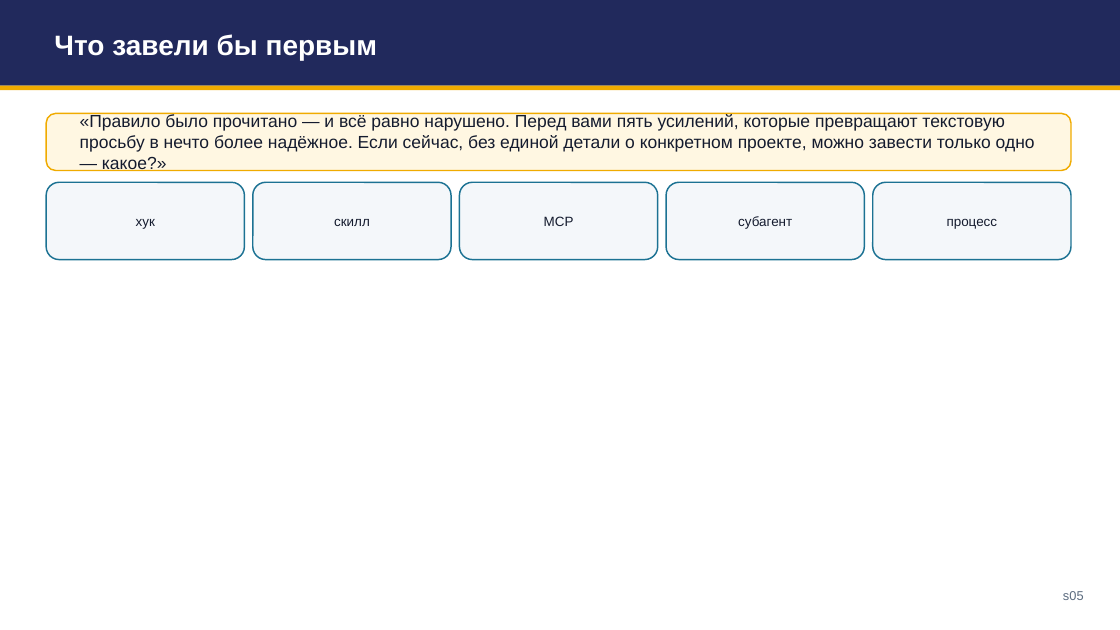
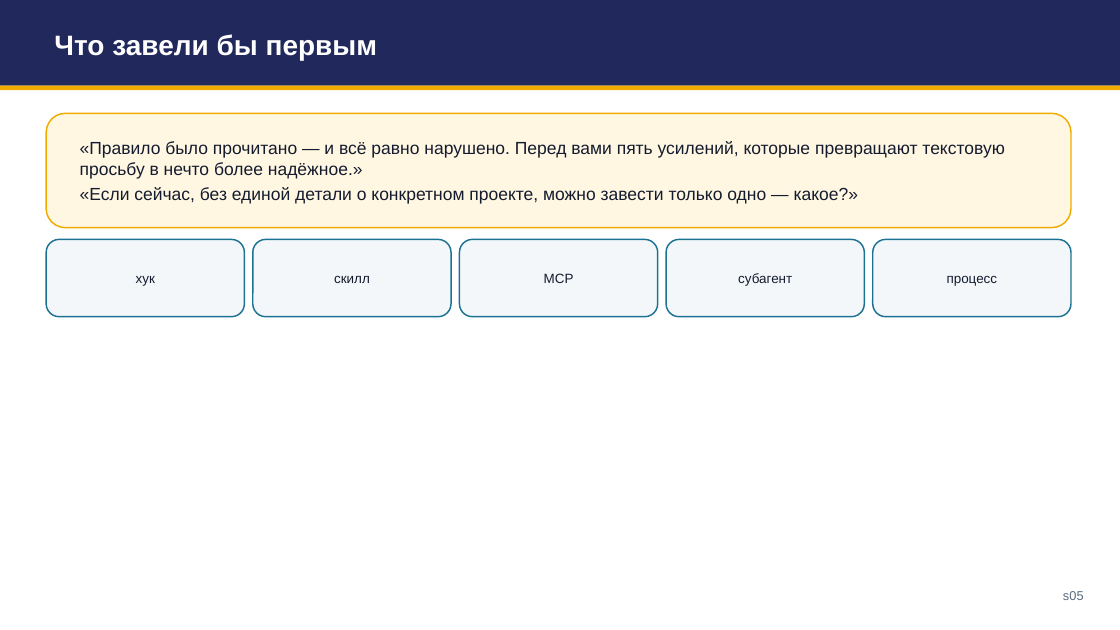
Before and after one commit to tellina-study/AI-usage-lessons, a slide deck: slide 5 of library/seminars/sem-05/rendered/sem-05.pptx. Drawn at 1120x630 pixels with LibreOffice and Linux fonts; fonts in the diff are those of the drawing. Boxes give left, top, right and bottom in pixels: in the first picture for what was removed or moved away, otherwise in the second. Text is boxed around its words. In the diff, an @@ line names an element or a change of style, - is before the commit and + after.

```diff
--- a/library/seminars/sem-05/rendered/sem-05.pptx
+++ b/library/seminars/sem-05/rendered/sem-05.pptx
@@ rounded rectangle resized from (x1=46, y1=113, x2=1071, y2=171) to (x1=46, y1=113, x2=1071, y2=228) @@
@@ text at (x1=80, y1=141, x2=1004, y2=204): text changed @@
-«Правило было прочитано — и всё равно нарушено. Перед вами пять усилений, которые превращают текстовую просьбу в нечто более надёжное. Если сейчас, без единой детали о конкретном проекте, можно завести только одно — какое?»
+«Правило было прочитано — и всё равно нарушено. Перед вами пять усилений, которые превращают текстовую просьбу в нечто более надёжное.»
+«Если сейчас, без единой детали о конкретном проекте, можно завести только одно — какое?»
@@ 5 rounded rectangles moved together from (x1=46, y1=182, x2=1071, y2=260) to (x1=46, y1=239, x2=1071, y2=317) @@
@@ 5 texts moved together from (x1=136, y1=216, x2=998, y2=229) to (x1=136, y1=273, x2=998, y2=286) @@
```
Also in this commit, not shown: 25 other slides changed, 1 slide added, 1 slide removed, 16 other files.
